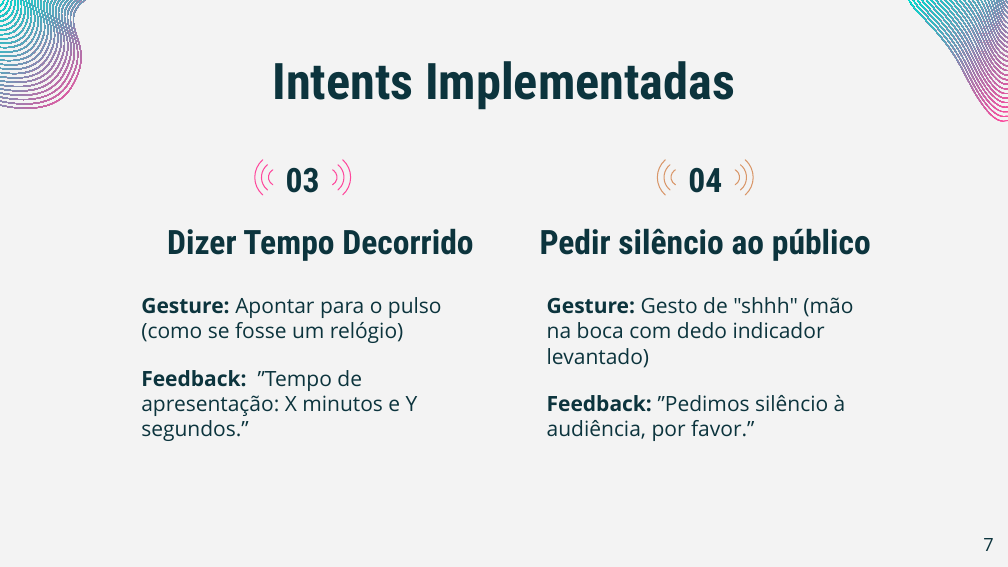
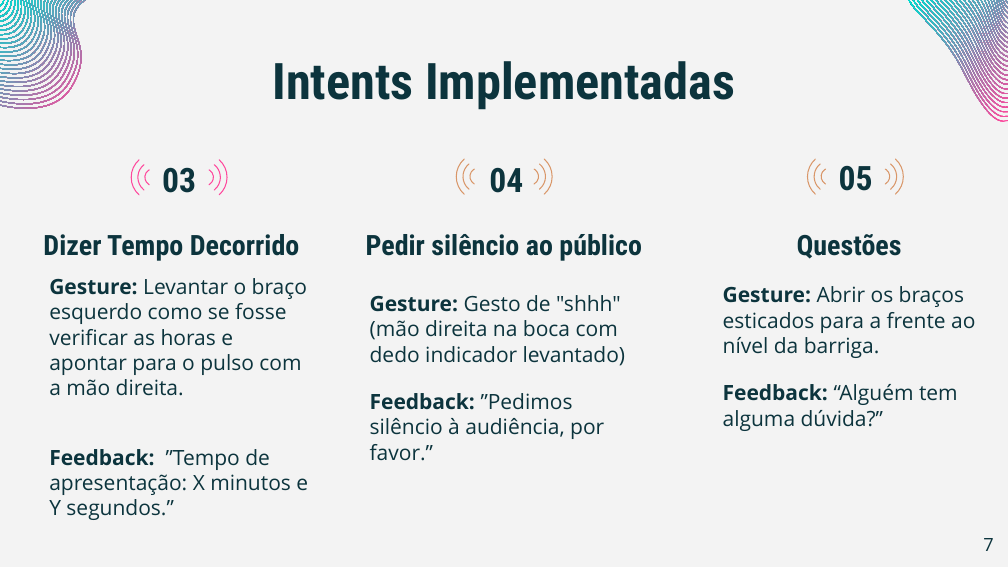
Before and after one commit to SardinhaAlmeida/IM_Projects, a slide deck: slide 7 of PowerPointGestures/ConsoleApp/ConsoleApp/IM_Final_Gesture_108796-108067.pptx. Drawn at 1008x567 pixels with LibreOffice and Linux fonts; fonts in the diff are those of the drawing. Boxes give left, top, right and bottom in pixels: in the first picture for what was removed or moved away, otherwise in the second. Text is boxed around its words. In the diff, an @@ line names an element or a change of style, - is before the commit and + after.

```diff
--- a/PowerPointGestures/ConsoleApp/ConsoleApp/IM_Final_Gesture_108796-108067.pptx
+++ b/PowerPointGestures/ConsoleApp/ConsoleApp/IM_Final_Gesture_108796-108067.pptx
@@ 6 freeform shapes, 1 title: place and size @@
-6 freeform shapes, 1 title at (255,160,350,195)
+6 freeform shapes, 1 title at (132,160,227,195)
@@ 6 freeform shapes, 1 title: place and size @@
-6 freeform shapes, 1 title at (658,160,753,195)
+6 freeform shapes, 1 title at (456,159,552,194)
@@ text added at (839,166,873,191), 24 pt, text #0C343D, bold @@
+05
@@ group added at (808,159,904,194): 6 freeform shapes @@
@@ subtitle "Dizer Tempo Decorrido": place and size @@
-subtitle "Dizer Tempo Decorrido" at (167,228,473,261)
+subtitle "Dizer Tempo Decorrido" at (43,234,300,261)
@@ subtitle "Dizer Tempo Decorrido" at (43,234,300,261): size 24 to 20 pt @@
@@ subtitle "Pedir silêncio ao público" at (366,234,641,261): size 24 to 20 pt @@
@@ subtitle "Pedir silêncio ao público": place and size @@
-subtitle "Pedir silêncio ao público" at (540,228,871,261)
+subtitle "Pedir silêncio ao público" at (366,234,641,261)
@@ text added at (797,234,902,259), 20 pt, text #0C343D, bold @@
+Questões
@@ subtitle "Gesture: Levantar o braço esquerdo ...": place and size @@
-subtitle "Gesture: Levantar o braço esquerdo ..." at (141,297,442,441)
+subtitle "Gesture: Levantar o braço esquerdo ..." at (49,278,308,520)
@@ subtitle at (49,278,307,396): text changed @@
-Gesture: Apontar para o pulso (como se fosse um relógio)
+Gesture: Levantar o braço esquerdo como se fosse verificar as horas e apontar para o pulso com a mão direita.
@@ subtitle "Gesture: Gesto de "shhh" (mão ...": place and size @@
-subtitle "Gesture: Gesto de "shhh" (mão ..." at (547,297,853,441)
+subtitle "Gesture: Gesto de "shhh" (mão ..." at (370,295,625,461)
@@ subtitle at (370,295,625,366): text changed @@
-Gesture: Gesto de "shhh" (mão na boca com dedo indicador levantado)
+Gesture: Gesto de "shhh" (mão direita na boca com dedo indicador levantado)
@@ text added at (723,286,975,431), 15 pt, text #0C343D @@
+Gesture: Abrir os braços esticados para a frente ao nível da barriga.
+Feedback: “Alguém tem alguma dúvida?”
@@ subtitle at (49,449,308,520): more space between paragraphs @@
```
Also in this commit, not shown: 6 other slides changed, 21 other files.
